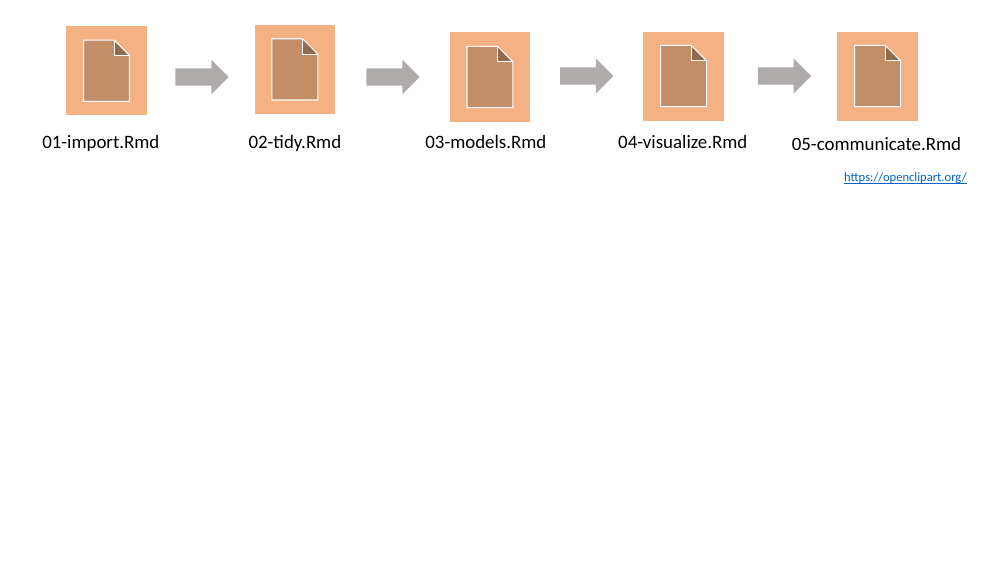
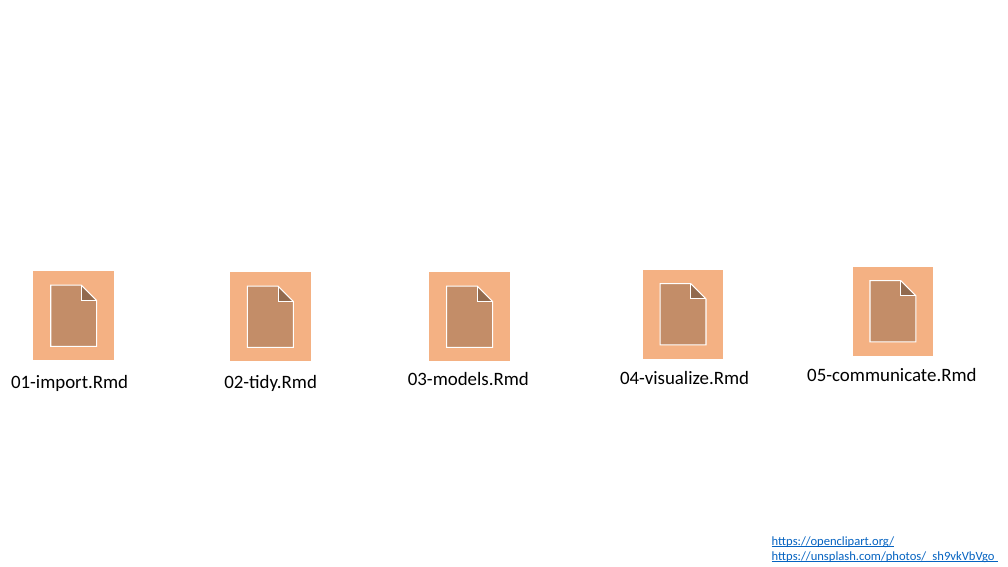
Before and after one commit to wlandau/targets-intro, a slide deck: slide 8 of images/images.pptx. Drawn at 1008x567 pixels with LibreOffice and Linux fonts; fonts in the diff are those of the drawing. Boxes give left, top, right and bottom in pixels: in the first picture for what was removed or moved away, otherwise in the second. Text is boxed around its words. In the diff, an @@ line names an element or a change of style, - is before the commit and + after.

```diff
--- a/images/images.pptx
+++ b/images/images.pptx
@@ right arrow removed at <box>560,59,614,94</box> @@
@@ right arrow removed at <box>758,59,811,94</box> @@
@@ right arrow removed at <box>175,60,229,95</box> @@
@@ right arrow removed at <box>367,60,420,95</box> @@
@@ text removed at <box>844,172,966,184</box> @@
-https://openclipart.org/
@@ action button document: place and size @@
-action button document at <box>643,31,724,121</box>
+action button document at <box>643,269,724,359</box>
@@ action button document: place and size @@
-action button document at <box>837,31,919,121</box>
+action button document at <box>852,266,934,356</box>
@@ action button document: place and size @@
-action button document at <box>254,24,336,114</box>
+action button document at <box>33,271,115,361</box>
@@ action button document: place and size @@
-action button document at <box>66,26,147,116</box>
+action button document at <box>230,271,312,361</box>
@@ action button document: place and size @@
-action button document at <box>449,32,531,122</box>
+action button document at <box>429,271,510,361</box>
@@ text "05-communicate.Rmd": place and size @@
-text "05-communicate.Rmd" at <box>792,137,961,150</box>
+text "05-communicate.Rmd" at <box>807,368,976,381</box>
@@ text "01-import.Rmd": place and size @@
-text "01-import.Rmd" at <box>42,135,159,151</box>
+text "01-import.Rmd" at <box>11,375,128,391</box>
@@ text "02-tidy.Rmd": place and size @@
-text "02-tidy.Rmd" at <box>249,135,342,151</box>
+text "02-tidy.Rmd" at <box>224,375,317,391</box>
@@ text "03-models.Rmd": place and size @@
-text "03-models.Rmd" at <box>425,135,546,148</box>
+text "03-models.Rmd" at <box>408,372,529,385</box>
@@ text "04-visualize.Rmd": place and size @@
-text "04-visualize.Rmd" at <box>618,135,747,148</box>
+text "04-visualize.Rmd" at <box>620,371,749,384</box>
@@ text added at <box>772,536,995,562</box>, 12 pt, text #0563C1, underline @@
+https://openclipart.org/
+https://unsplash.com/photos/_sh9vkVbVgo
```
Also in this commit, not shown: 1 other slide changed, 1 slide added, 6 other files.
